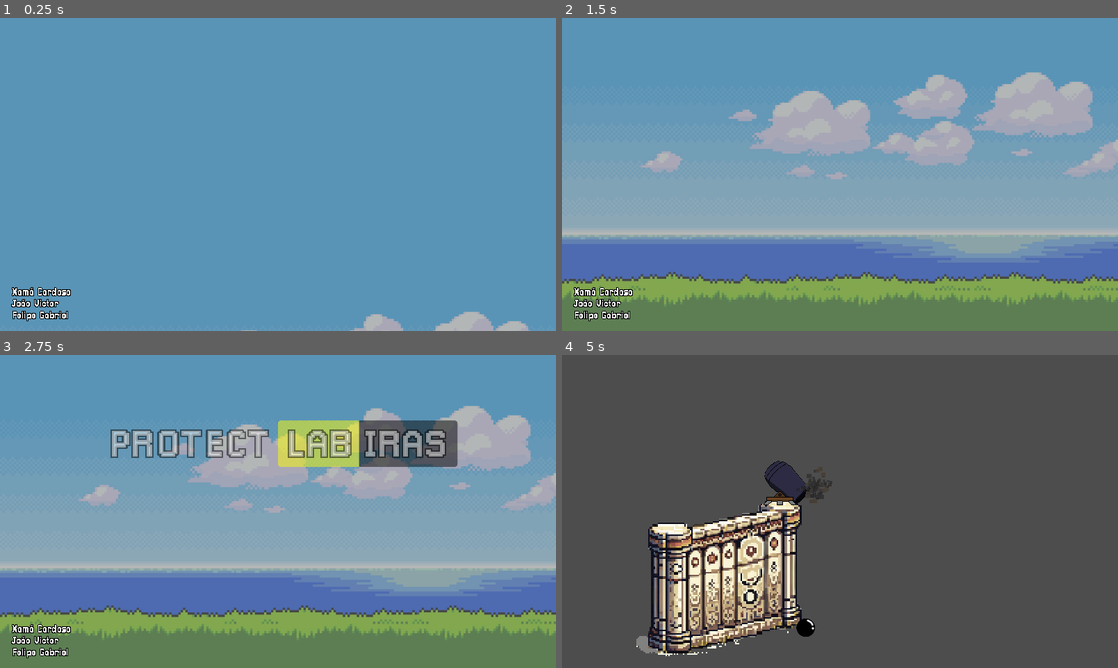
Above: before the commit, frames 1-4 (two rows, left to right).
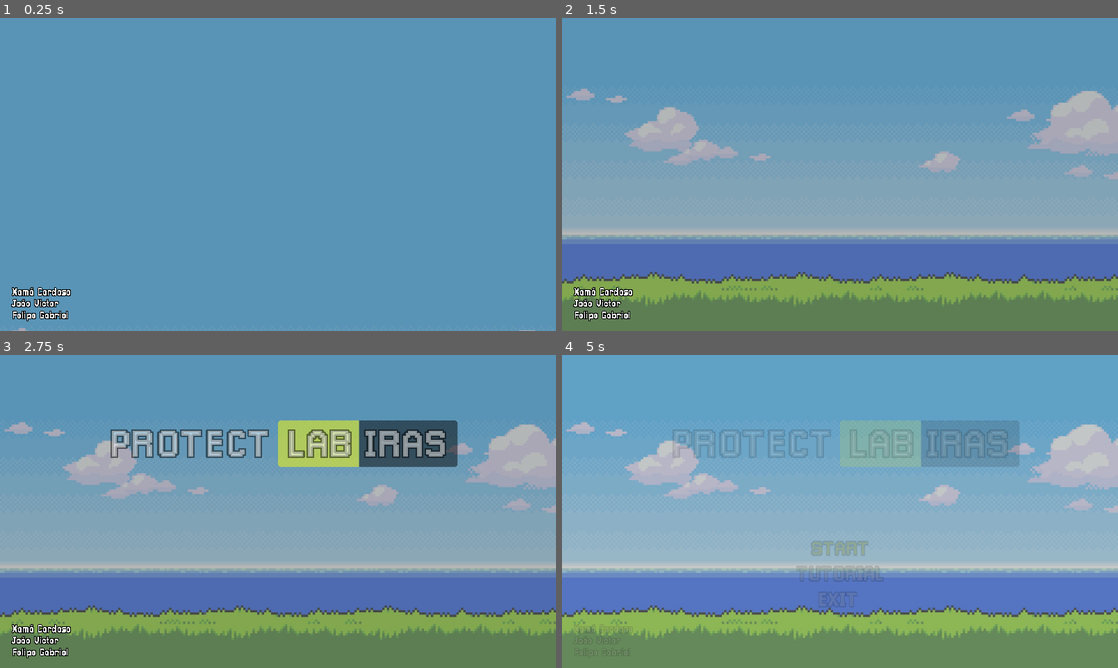
Above: after the commit, the same moments.

Repository: GabrFelps/Protect-LABIRAS
Game: Godot game, scene res://scenes/menu.tscn
Same seed, same stepped clock (60 frames per second), same inputs: the game is played once before the commit and once after it.
Inputs (mouse positions are in pixels of both pictures, inside the frame that each line leads up to):
- Up to frame 1 (0.25 s): no input
- Up to frame 2 (1.5 s): move the mouse to (962, 158) at 0.52 s; click (962, 158) at 0.67 s; move the mouse to (728, 190) at 1.27 s; click (728, 190) at 1.42 s
- Up to frame 3 (2.75 s): tap Enter at 2 s; move the mouse to (333, 442) at 2.02 s; click (333, 442) at 2.17 s
- Up to frame 4 (5 s): move the mouse to (812, 574) at 2.77 s; click (812, 574) at 2.92 s; move the mouse to (1006, 558) at 3.52 s; click (1006, 558) at 3.67 s; click (840, 549) at 4.25 s, where only the run after the commit has a clickable "START"

The runs differ from the first frame. In frame 1, 0.9% of the frame differs, in the area x 2-97%, y 93-100%; in frame 2, 16%; in frame 3, 15%; in frame 4, 100%, in the area x 0-100%, y 0-100%.

Commit message:
feats: animacao de camera quando inicia, inimigo agora pisca ao tomar dano

Diff:
--- /dev/null
+++ b/game/assets/shaders/hit_flash.gdshader
@@ -0,0 +1,14 @@
+shader_type canvas_item;
+
+uniform bool active = false;
+
+void fragment() {
+	vec4 previous_color = texture(TEXTURE, UV);
+	vec4 white_color = vec4(1.0, 1.0, 1.0, previous_color.a);
+	vec4 new_color = previous_color;
+	if (active == true)
+	{
+		new_color = white_color;
+	}
+	COLOR = new_color;
+}
--- /dev/null
+++ b/game/assets/shaders/hit_flash.tres
@@ -0,0 +1,8 @@
+[gd_resource type="ShaderMaterial" load_steps=2 format=3 uid="uid://5uyelryd28li"]
+
+[ext_resource type="Shader" path="res://assets/shaders/hit_flash.gdshader" id="1_vsc6f"]
+
+[resource]
+resource_local_to_scene = true
+shader = ExtResource("1_vsc6f")
+shader_parameter/active = false
--- a/game/scenes/enemies/enemy.tscn
+++ b/game/scenes/enemies/enemy.tscn
@@ -1,7 +1,8 @@
-[gd_scene load_steps=4 format=3 uid="uid://blhxytlkouxk2"]
+[gd_scene load_steps=5 format=3 uid="uid://blhxytlkouxk2"]
 
 [ext_resource type="Script" path="res://scripts/enemy.gd" id="1_vpjum"]
 [ext_resource type="SpriteFrames" uid="uid://bvwc1ii3qg7jy" path="res://animations/porco.tres" id="2_dxy7y"]
+[ext_resource type="Material" uid="uid://5uyelryd28li" path="res://assets/shaders/hit_flash.tres" id="2_kitwk"]
 
 [sub_resource type="CapsuleShape2D" id="CapsuleShape2D_0mweq"]
 radius = 2.60939
@@ -16,6 +17,7 @@
 
 [node name="Sprite" type="AnimatedSprite2D" parent="."]
 texture_filter = 1
+material = ExtResource("2_kitwk")
 scale = Vector2(2, 2)
 sprite_frames = ExtResource("2_dxy7y")
 autoplay = "default"
--- a/game/scenes/menu.tscn
+++ b/game/scenes/menu.tscn
@@ -132,9 +132,8 @@
 anchors_preset = 15
 anchor_right = 1.0
 anchor_bottom = 1.0
-offset_left = -480.0
 offset_top = -480.0
-offset_right = 480.0
+offset_right = 960.0
 offset_bottom = 180.0
 grow_horizontal = 2
 grow_vertical = 2
--- a/game/scenes/world.tscn
+++ b/game/scenes/world.tscn
@@ -1,9 +1,10 @@
-[gd_scene load_steps=5 format=3 uid="uid://bqknges673yk4"]
+[gd_scene load_steps=6 format=3 uid="uid://bqknges673yk4"]
 
 [ext_resource type="Script" path="res://scripts/world.gd" id="1_dmpuy"]
 [ext_resource type="PackedScene" uid="uid://wlsbi66507wv" path="res://scenes/cannon.tscn" id="1_eet01"]
 [ext_resource type="PackedScene" uid="uid://tyisjv06sou1" path="res://scenes/wall.tscn" id="2_7jij6"]
 [ext_resource type="PackedScene" uid="uid://pmv2jcvf4u1c" path="res://scenes/ground.tscn" id="3_6kyds"]
+[ext_resource type="Texture2D" uid="uid://ddt4n4bmnj1mi" path="res://assets/background_menu.jpg" id="5_ljoss"]
 
 [node name="World" type="Node2D"]
 script = ExtResource("1_dmpuy")
@@ -24,9 +25,29 @@
 autostart = true
 
 [node name="Top" type="Marker2D" parent="." groups=["spawn"]]
-position = Vector2(1024, 410)
+position = Vector2(1441, 324)
 
 [node name="Bottom" type="Marker2D" parent="." groups=["spawn"]]
-position = Vector2(1025, 505)
+position = Vector2(1442, 520)
+
+[node name="Camera2D" type="Camera2D" parent="."]
+position = Vector2(654, 140)
+zoom = Vector2(0.67, 0.67)
+
+[node name="CanvasLayer" type="CanvasLayer" parent="."]
+layer = -2
+
+[node name="TextureRect" type="TextureRect" parent="CanvasLayer"]
+modulate = Color(0.860369, 0.860369, 0.860369, 1)
+anchors_preset = 15
+anchor_right = 1.0
+anchor_bottom = 1.0
+offset_left = -480.0
+offset_top = -540.0
+offset_right = 480.0
+offset_bottom = 120.0
+grow_horizontal = 2
+grow_vertical = 2
+texture = ExtResource("5_ljoss")
 
 [connection signal="timeout" from="SpawnTimer" to="." method="_on_spawn_timer_timeout"]
--- a/game/scripts/enemy.gd
+++ b/game/scripts/enemy.gd
@@ -34,6 +34,7 @@
 
 ## Toma dano
 func take_damage(attack: Attack):
+	_hit_flash();
 	health -= attack.attack_damage; # diminui a vida
 	if health <= 0:
 		Global.dead_enemies_in_wave += 1;
@@ -44,3 +45,11 @@
 
 func _physics_process(delta):
 	move_and_slide(); # movimento
+
+func _hit_flash():
+	var _hit_material = load("res://assets/shaders/hit_flash.gdshader");
+	sprite_node.material = ShaderMaterial.new();
+	sprite_node.material.shader = _hit_material;
+	sprite_node.material.set("shader_parameter/active", true);
+	await (get_tree().create_timer(0.15).timeout);
+	sprite_node.material.set("shader_parameter/active", false);
--- a/game/scripts/utils/menu.gd
+++ b/game/scripts/utils/menu.gd
@@ -11,8 +11,15 @@
 	buttons_starting_animation();
 
 func _on_start_pressed():
+	for node in get_children():
+		if node is Control:
+			var _tween = get_tree().create_tween();
+			_tween.tween_property(node, "modulate", Color(1.0,1.0,1.0,0.0), 1.0);
+			if node.get_index() == 2:
+				_tween.tween_property($CanvasLayer/Image, "modulate", Color(0.86,0.86,0.86,1.0),0.5)
+				await _tween.finished;
+
 	get_tree().change_scene_to_file("res://scenes/world.tscn");
-
 
 func _on_tutorial_pressed():
 	pass # Replace with function body.
@@ -27,7 +34,7 @@
 	_tween.tween_property (
 		$CanvasLayer/Image,
 		"position",
-		Vector2(-480.0,
+		Vector2(0.0,
 		-480.0),
 		2.0
 	).set_trans(Tween.TRANS_EXPO);
--- a/game/scripts/world.gd
+++ b/game/scripts/world.gd
@@ -5,7 +5,7 @@
 @onready var bottom = $Bottom
 
 func _ready():
-	pass # Replace with function body.
+	move_camera_to_place();
 
 func _get_random_position() -> Vector2:
 	return Vector2(top.global_position.x, randf_range(top.global_position.y, bottom.global_position.y))
@@ -17,3 +17,14 @@
 
 		var nodes = get_tree().get_nodes_in_group("spawn")
 		var node = nodes[randi() % nodes.size()]
+
+func move_camera_to_place():
+	$CanvasLayer/TextureRect.global_position = Vector2(0 ,-480);
+	$Camera2D.zoom = Vector2(1.0,1.0);
+	$Camera2D.position = Vector2(-480.0,270.0);
+	var _bgTween = get_tree().create_tween();
+	var _cameraPosTween = get_tree().create_tween();
+	var _cameraZoomTween = get_tree().create_tween();
+	_cameraZoomTween.tween_property($Camera2D, "zoom", Vector2(0.67,0.67), 3).set_trans(Tween.TRANS_QUART);
+	_cameraPosTween.tween_property($Camera2D, "position", Vector2(654, 140), 3).set_trans(Tween.TRANS_QUART);
+	_bgTween = _bgTween.tween_property($CanvasLayer/TextureRect, "position", Vector2(-480,-540), 3).set_trans(Tween.TRANS_QUART);
